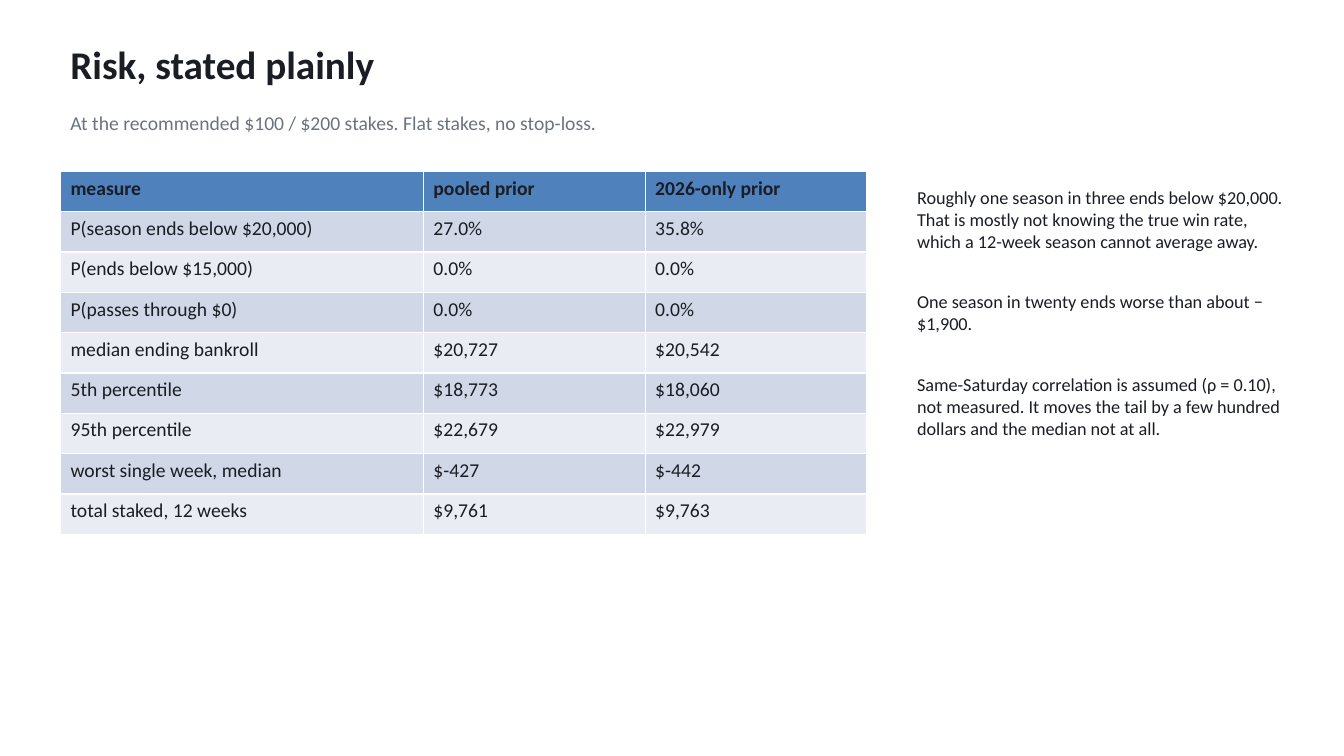
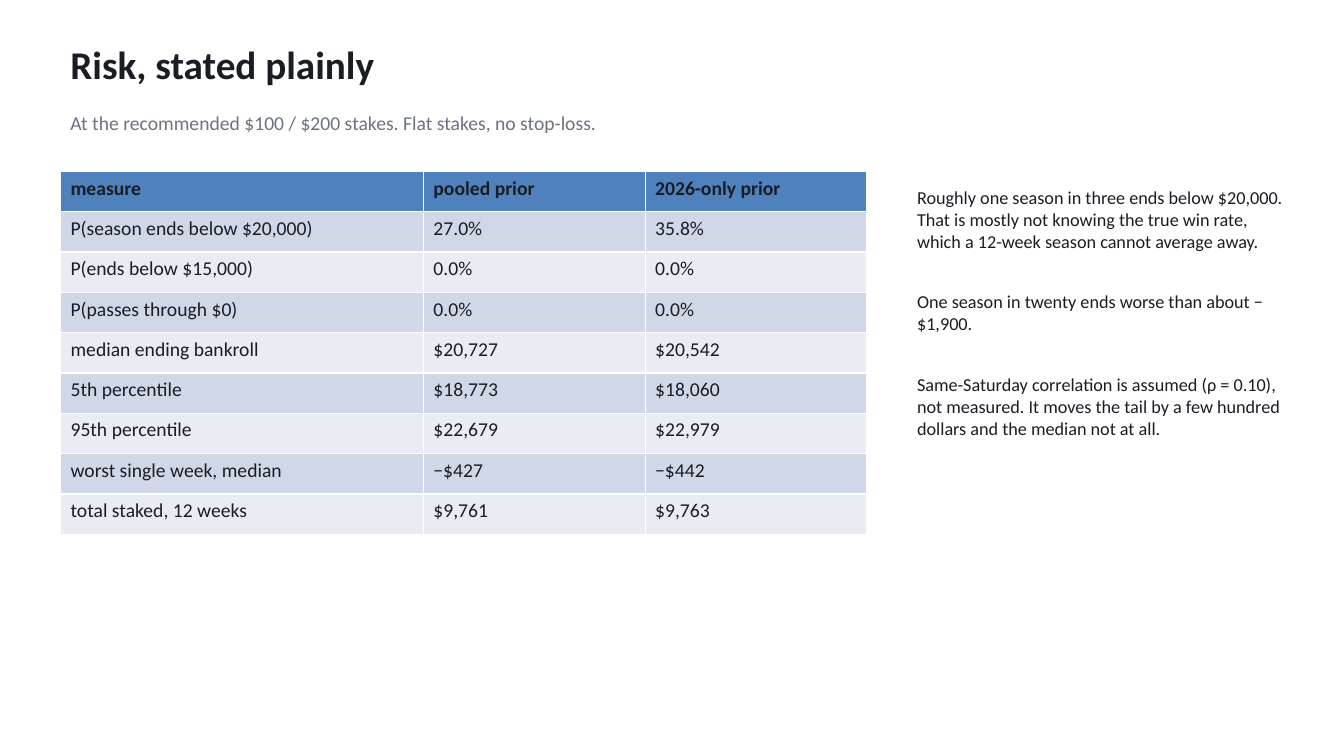
Before and after one commit to bmckelvey11/cfb-site, a slide deck: slide 6 of research/bankroll/docs/seed-bankroll-proposal-2026-09-17.pptx. Drawn at 1344x756 pixels with LibreOffice and Linux fonts; fonts in the diff are those of the drawing. Boxes give left, top, right and bottom in pixels: in the first picture for what was removed or moved away, otherwise in the second. Text is boxed around its words. In the diff, an @@ line names an element or a change of style, - is before the commit and + after.

```diff
--- a/research/bankroll/docs/seed-bankroll-proposal-2026-09-17.pptx
+++ b/research/bankroll/docs/seed-bankroll-proposal-2026-09-17.pptx
@@ table at [60,171,867,534] @@
-row 8, column 2: $-427
+row 8, column 2: −$427
-row 8, column 3: $-442
+row 8, column 3: −$442
```
Also in this commit, not shown: 2 other files.
